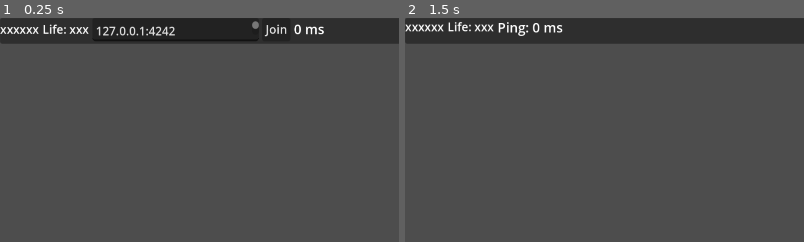
Above: before the commit, frames 1-2 (left to right).
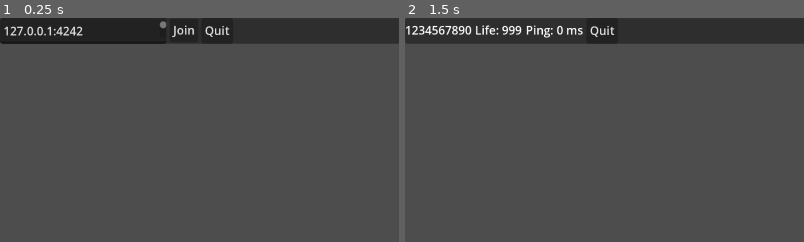
Above: after the commit, the same moments.

Repository: mrosati84/Godot-Multiplayer-Demo
Game: Godot game, scene res://world.tscn
The game is run twice, just before and just after one commit, with the same random seed, the same clock (stepped at 60 frames per second) and the same inputs. The engine's default icon, where the game draws it, is replaced by a stand-in: a white triangle on a blue panel in a dark square.
Inputs (mouse positions are % of the whole screen's width and height, from its top left):
- Up to frame 1 (0.25 s): no input
- Up to frame 2 (1.5 s): click "Join" at 0.5 s; tap Enter at 1.25 s; move the mouse to (72, 45) at 1.27 s; hold D (right) from 1.28 s (still down); click (72, 45) at 1.35 s
The pictures show only the part of the screen within x 0-50%, y 0-50%; the shares and areas given below are measured in that part.

The runs differ from the first frame. In frame 1, 1.9% of the frame differs, in the area x 0-82%, y 1-12%; in frame 2, 1.5%.

Commit message:
Added Quit button, refactored a little UI aesthetics

Diff:
--- a/ui.gd
+++ b/ui.gd
@@ -1,12 +1,33 @@
 extends CanvasLayer
+
+@onready var server_join = $PanelContainer/GridContainer/Join
+@onready var server_address = $PanelContainer/GridContainer/Address
+
+@onready var player_id = $PanelContainer/GridContainer/ID
+@onready var player_life = $PanelContainer/GridContainer/Life
+@onready var player_ping = $PanelContainer/GridContainer/Ping
+
+func _ready():
+	player_id.hide()
+	player_life.hide()
+	player_ping.hide()
 
 func _on_join_pressed():
 	NetworkManager.start_network(false)
-	$PanelContainer/GridContainer/Join.hide()
-	$PanelContainer/GridContainer/Address.hide()
+
+	server_join.hide()
+	server_address.hide()
+
+	player_id.show()
+	player_life.show()
+	player_ping.show()
 
 func _on_restart_pressed():
 	var id = multiplayer.get_unique_id()
 	var player = get_node("/root/World/SpawnPoint/" + str(id))
 
 	player.rpc("resurrect")
+
+
+func _on_quit_pressed():
+	get_tree().quit()
--- a/ui.tscn
+++ b/ui.tscn
@@ -13,43 +13,57 @@
 
 [node name="GridContainer" type="GridContainer" parent="PanelContainer"]
 layout_mode = 2
-columns = 6
+columns = 7
 
 [node name="ID" type="Label" parent="PanelContainer/GridContainer"]
 layout_mode = 2
 size_flags_horizontal = 0
+size_flags_vertical = 6
 theme_override_font_sizes/font_size = 14
-text = "xxxxxx"
-vertical_alignment = 1
-
-[node name="Life" type="Label" parent="PanelContainer/GridContainer"]
-layout_mode = 2
-theme_override_font_sizes/font_size = 14
-text = "Life: xxx"
+text = "1234567890"
 vertical_alignment = 1
 
 [node name="Address" type="TextEdit" parent="PanelContainer/GridContainer"]
 custom_minimum_size = Vector2(200, 0)
 layout_mode = 2
+size_flags_vertical = 3
 theme_override_font_sizes/font_size = 14
 text = "127.0.0.1:4242"
 placeholder_text = "127.0.0.1:4242"
+
+[node name="Life" type="Label" parent="PanelContainer/GridContainer"]
+layout_mode = 2
+size_flags_vertical = 6
+mouse_default_cursor_shape = 2
+theme_override_font_sizes/font_size = 14
+text = "Life: 999"
+vertical_alignment = 1
+
+[node name="Ping" type="Label" parent="PanelContainer/GridContainer"]
+layout_mode = 2
+size_flags_vertical = 6
+theme_override_font_sizes/font_size = 14
+text = "999 ms"
 
 [node name="Join" type="Button" parent="PanelContainer/GridContainer"]
 layout_mode = 2
 size_flags_horizontal = 8
 size_flags_vertical = 4
+mouse_default_cursor_shape = 2
 theme_override_font_sizes/font_size = 14
 text = "Join"
 
 [node name="Restart" type="Button" parent="PanelContainer/GridContainer"]
 visible = false
 layout_mode = 2
+mouse_default_cursor_shape = 2
 text = "Restart"
 
-[node name="Ping" type="Label" parent="PanelContainer/GridContainer"]
+[node name="Quit" type="Button" parent="PanelContainer/GridContainer"]
 layout_mode = 2
-text = "0 ms"
+mouse_default_cursor_shape = 2
+theme_override_font_sizes/font_size = 14
+text = "Quit"
 
 [node name="Players" type="MarginContainer" parent="."]
 anchors_preset = 11
@@ -66,3 +80,4 @@
 
 [connection signal="pressed" from="PanelContainer/GridContainer/Join" to="." method="_on_join_pressed"]
 [connection signal="pressed" from="PanelContainer/GridContainer/Restart" to="." method="_on_restart_pressed"]
+[connection signal="pressed" from="PanelContainer/GridContainer/Quit" to="." method="_on_quit_pressed"]
